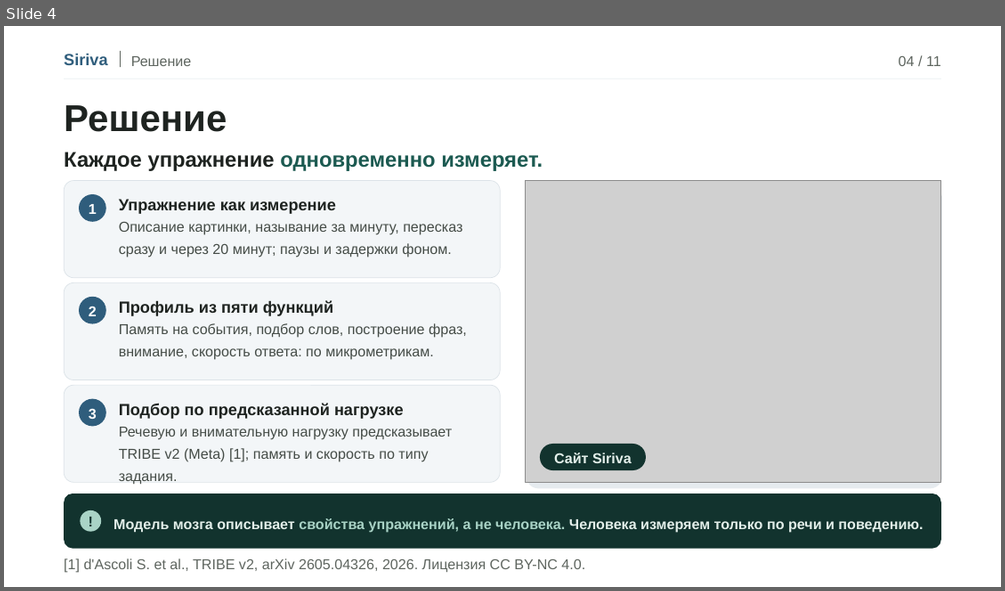
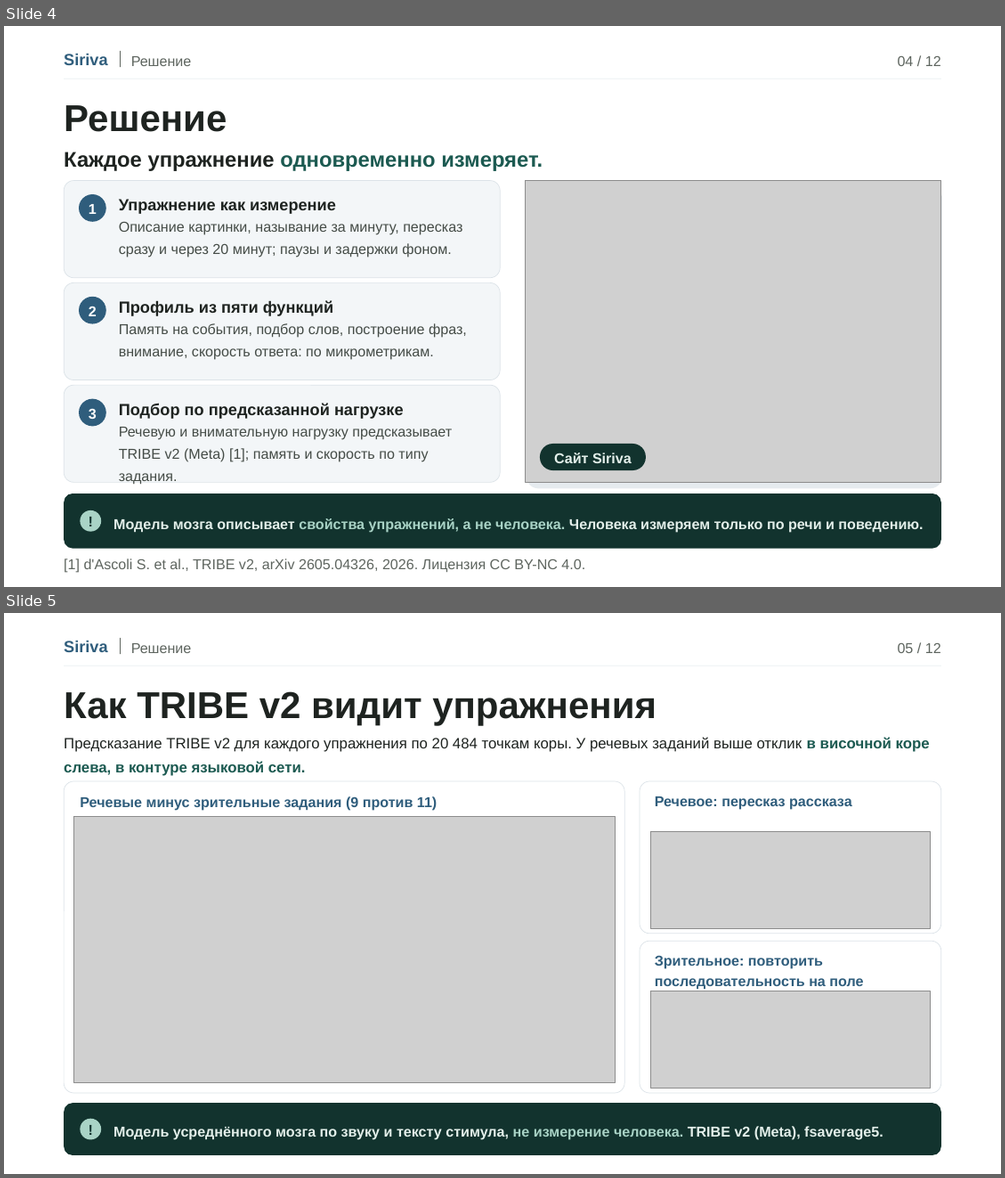
Before and after one commit to shadix23/siriva, a slide deck: pitch/Siriva-pitch.pptx. Shown one above the other, each under a label of ours: slide 4 before the commit, slides 4 and 5 after it. The pictures are 1005x591 and 1005x1178 pixels, drawn with LibreOffice and Linux fonts; fonts in the diff are those of the drawing; grey boxes stand for pictures. Boxes give left, top, right and bottom in pixels: in the first picture for what was removed or moved away, otherwise in the second. Text is boxed around its words. In the diff, an @@ line names an element or a change of style, - is before the commit and + after.

Commit message:
3D brain from TRIBE v2 outputs on landing, pitch slide with brain maps

```diff
--- a/pitch/Siriva-pitch.pptx
+++ b/pitch/Siriva-pitch.pptx
@@ slide 5 added at (4,613,1001,1174), background #FFFFFF @@
@@ rectangle added at (120,638,121,654), fill #5E655F @@
@@ text added at (64,641,107,652), 15.6 pt, text #2F5D7C, bold @@
+Siriva
@@ rectangle added at (64,666,941,666), fill #DCE3E8 @@
@@ text added at (131,643,192,653), 13.8 pt, text #5E655F @@
+Решение
@@ text added at (898,643,941,653), 13.8 pt, text #5E655F @@
+05 / 12
@@ text added at (64,691,656,726), 36 pt, text #1E2320, bold @@
+Как TRIBE v2 видит упражнения
@@ text added at (64,737,930,776), 14.4 pt, text #1E2320 @@
+Предсказание TRIBE v2 для каждого упражнения по 20 484 точкам коры. У речевых заданий выше отклик в височной коре слева, в контуре языковой сети.
@@ rounded rectangle added at (64,781,624,1093), fill #FFFFFF, outline #DCE3E8 0.6 pt @@
@@ text added at (80,796,437,811), 13.8 pt, text #2F5D7C, bold @@
+Речевые минус зрительные задания (9 против 11)
@@ rounded rectangle added at (639,781,941,933), fill #FFFFFF, outline #DCE3E8 0.6 pt @@
@@ text added at (655,796,852,810), 13.8 pt, text #2F5D7C, bold @@
+Речевое: пересказ рассказа
@@ picture added at (73,817,615,1083) @@
@@ picture added at (651,831,930,929) @@
@@ rounded rectangle added at (639,941,941,1093), fill #FFFFFF, outline #DCE3E8 0.6 pt @@
@@ text added at (655,955,863,989), 13.8 pt, text #2F5D7C, bold @@
+Зрительное: повторить последовательность на поле
@@ picture added at (651,990,930,1088) @@
@@ rounded rectangle added at (64,1103,941,1155), fill #12332E @@
@@ rounded rectangle added at (81,1119,101,1140), fill #A9D3C6 @@
@@ text added at (81,1121,101,1138), 13.8 pt, text #12332E, bold @@
+!
@@ text added at (113,1126,883,1140), 13.8 pt, text #E3EFEA, bold @@
+Модель усреднённого мозга по звуку и тексту стимула, не измерение человека. TRIBE v2 (Meta), fsaverage5.
@@ slide 4 changed as well @@
@@ text at (898,56,941,66): text changed @@
-04 / 11
+04 / 12
```
Also in this commit, not shown: 10 other slides changed, 40 other files.
